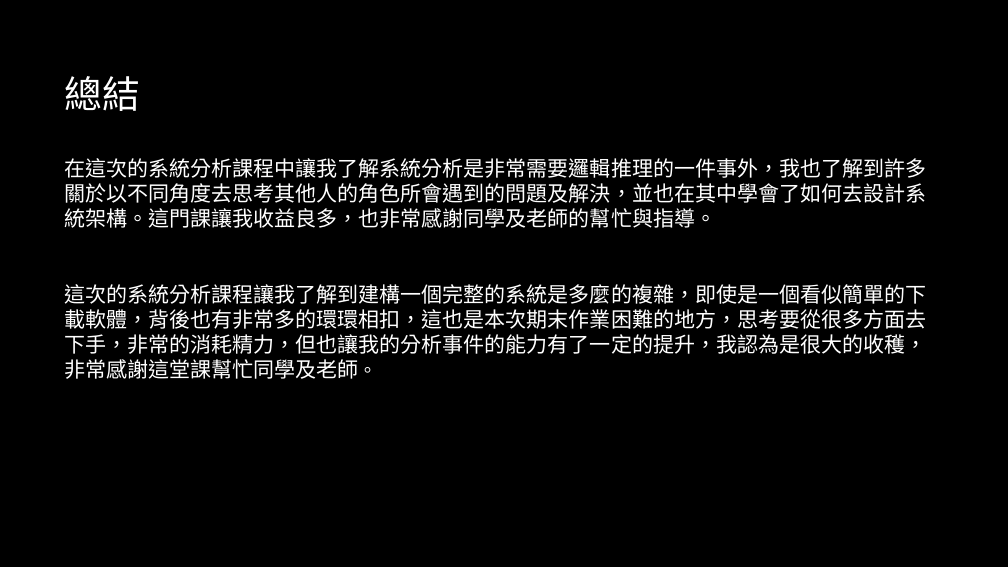
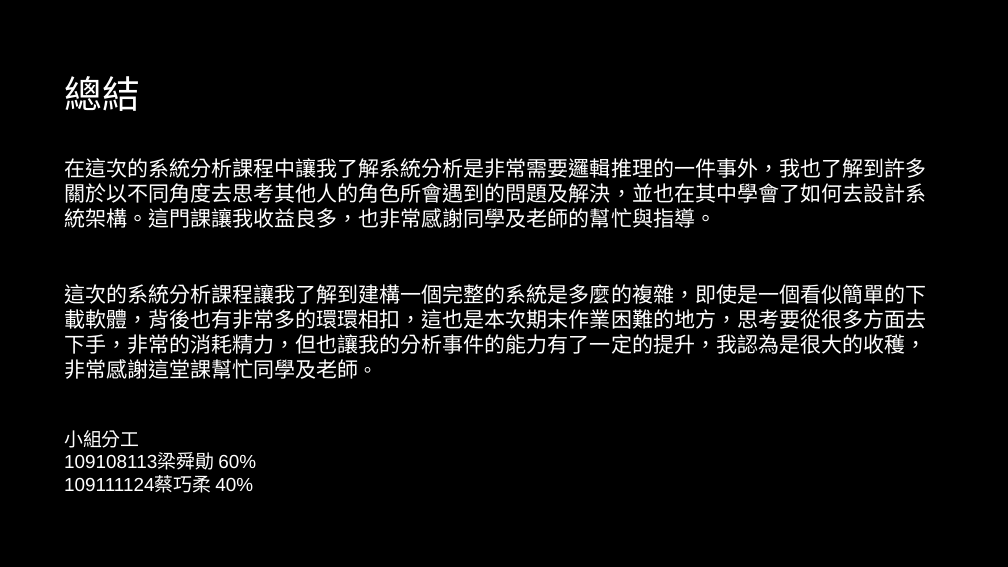
Before and after one commit to zsxghg/end-of-period, a slide deck: slide 23 of MEGA系統分析報告.pptx (slide 20 before the commit). Drawn at 1008x567 pixels with LibreOffice and Linux fonts; fonts in the diff are those of the drawing; background and template pictures are left out. Boxes give left, top, right and bottom in pixels: in the first picture for what was removed or moved away, otherwise in the second. Text is boxed around its words. In the diff, an @@ line names an element or a change of style, - is before the commit and + after.

```diff
--- a/MEGA系統分析報告.pptx
+++ b/MEGA系統分析報告.pptx
@@ text at [64, 430, 256, 493]: paragraphs added @@
+小組分工
+109108113梁舜勛 60%
+109111124蔡巧柔 40%
```
Also in this commit, not shown: 3 slides added, 2 other files.
